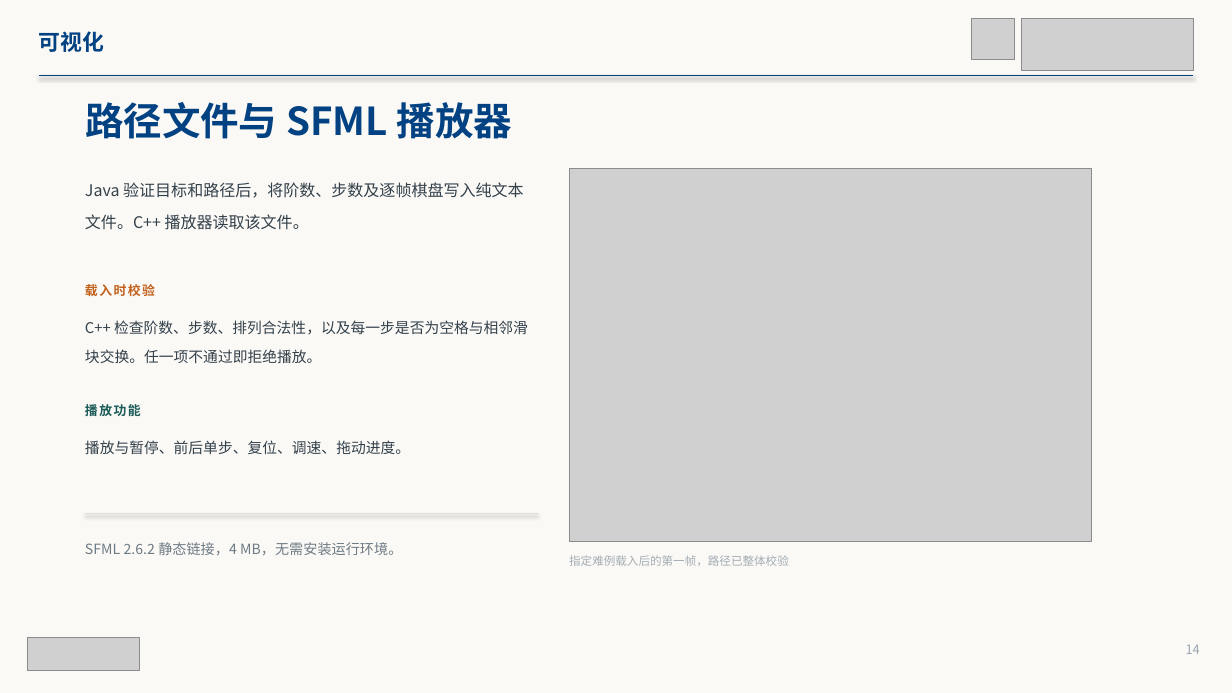
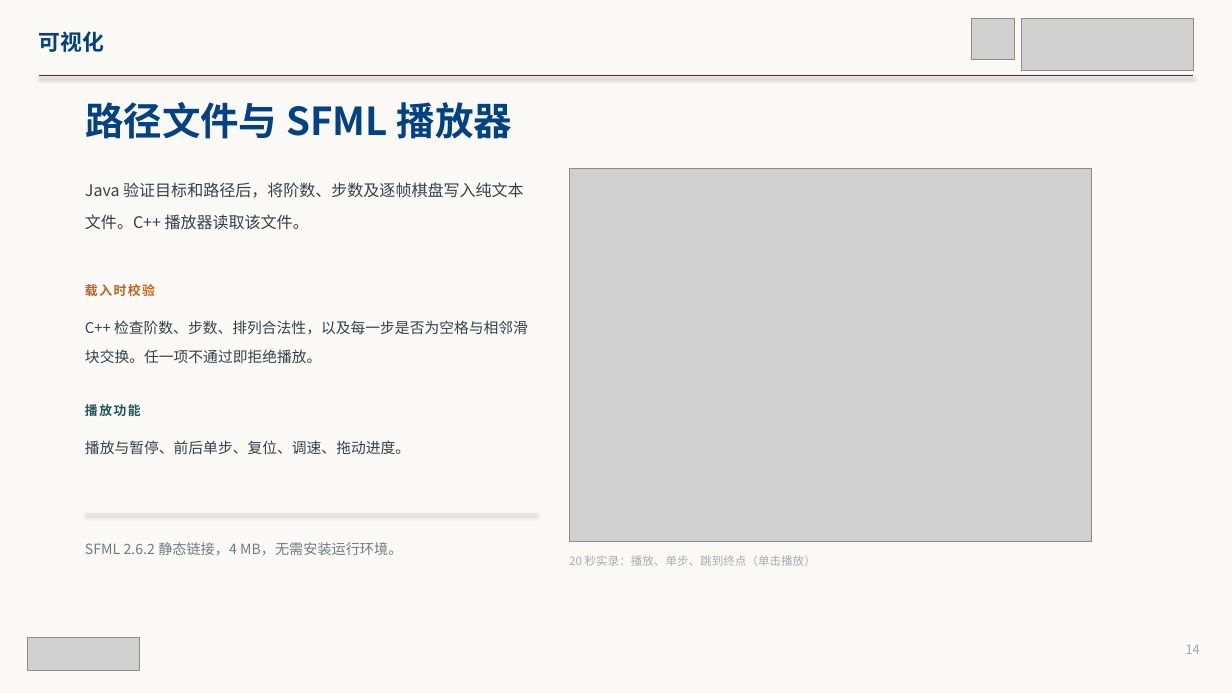
Before and after one commit to luojierochester/AI-Lab1, a slide deck: slide 14 of presentation/N-Puzzle实验一-课程汇报.pptx. Drawn at 1232x693 pixels with LibreOffice and Linux fonts; fonts in the diff are those of the drawing; grey boxes stand for pictures. Boxes give left, top, right and bottom in pixels: in the first picture for what was removed or moved away, otherwise in the second. Text is boxed around its words. In the diff, an @@ line names an element or a change of style, - is before the commit and + after.

Commit message:
Add 20-second SFML playback video to presentation

```diff
--- a/presentation/N-Puzzle实验一-课程汇报.pptx
+++ b/presentation/N-Puzzle实验一-课程汇报.pptx
@@ text at [569, 555, 816, 566]: text changed @@
-指定难例载入后的第一帧，路径已整体校验
+20 秒实录：播放、单步、跳到终点（单击播放）
```
Also in this commit, not shown: 4 other files.
